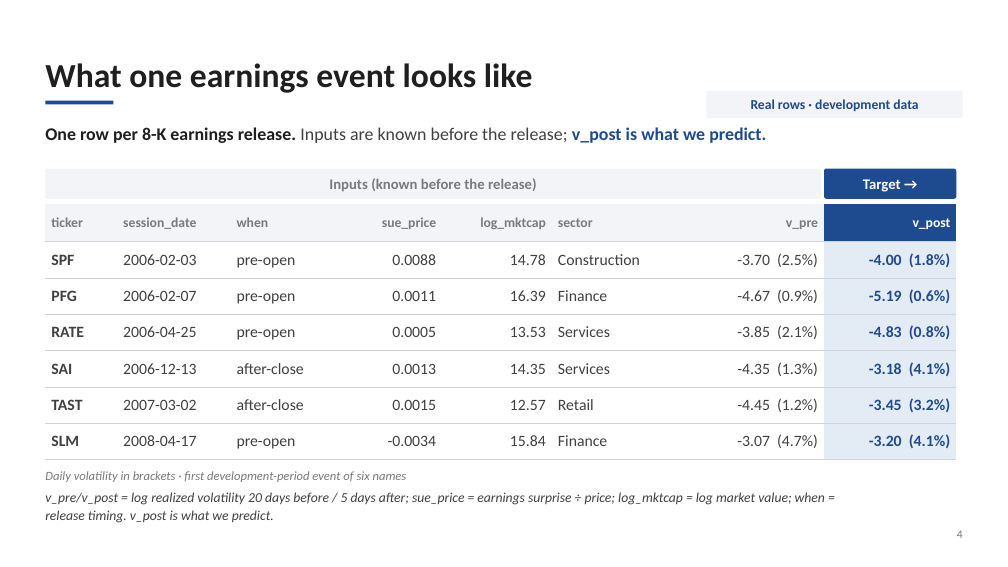
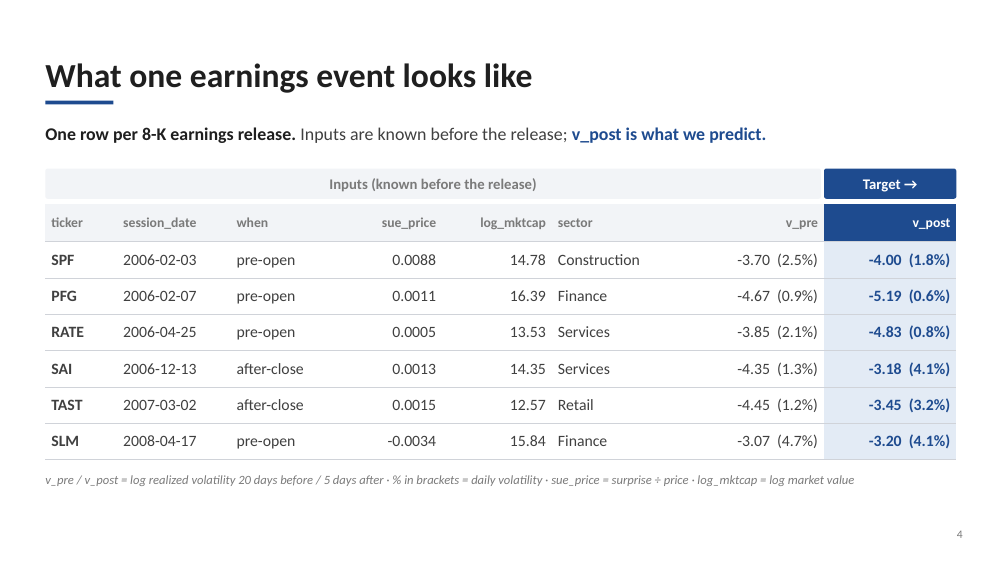
Before and after one commit to xkarelm/the-ai-edge-earnings-vol, a slide deck: slide 4 of vol_pipeline/deck/pitch_deck.pptx. Drawn at 1008x567 pixels with LibreOffice and Linux fonts; fonts in the diff are those of the drawing. Boxes give left, top, right and bottom in pixels: in the first picture for what was removed or moved away, otherwise in the second. Text is boxed around its words. In the diff, an @@ line names an element or a change of style, - is before the commit and + after.

```diff
--- a/vol_pipeline/deck/pitch_deck.pptx
+++ b/vol_pipeline/deck/pitch_deck.pptx
@@ rounded rectangle removed at box(706, 91, 963, 118) @@
@@ text removed at box(751, 99, 918, 111) @@
-Real rows · development data
@@ text at box(45, 475, 854, 486): text changed; size 13 to 12 pt; text colour #404040 to #7A7A7A @@
-v_pre/v_post = log realized volatility 20 days before / 5 days after; sue_price = earnings surprise ÷ price; log_mktcap = log market value; when = release timing. v_post is what we predict.
+v_pre / v_post = log realized volatility 20 days before / 5 days after · % in brackets = daily volatility · sue_price = surprise ÷ price · log_mktcap = log market value
@@ text removed at box(45, 471, 407, 482) @@
-Daily volatility in brackets · first development-period event of six names
```
Also in this commit, not shown: 3 other slides changed, 5 other files.
